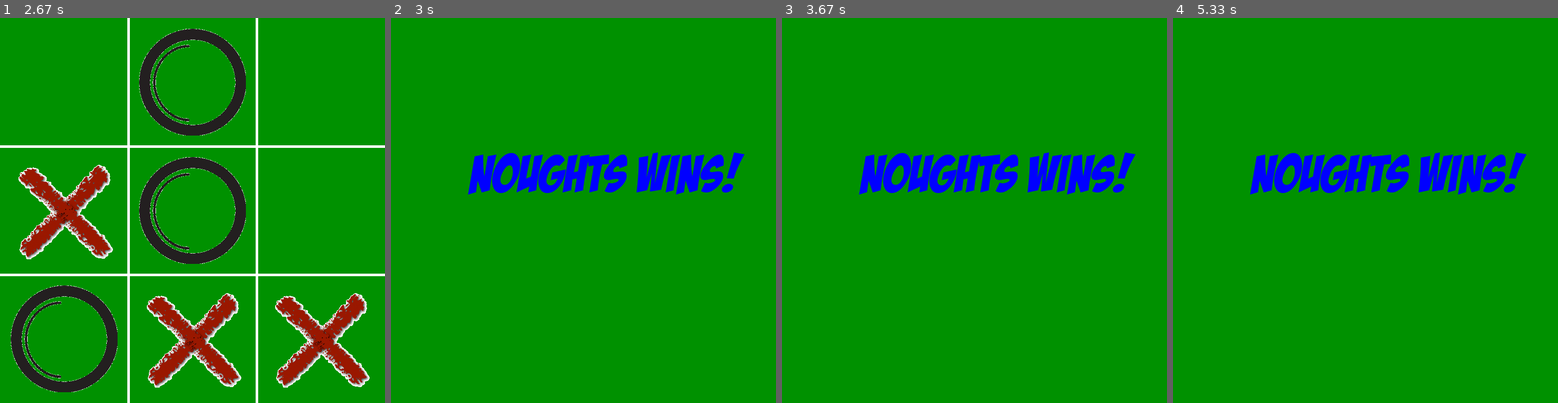
Above: before the commit, frames 1-4 (left to right).
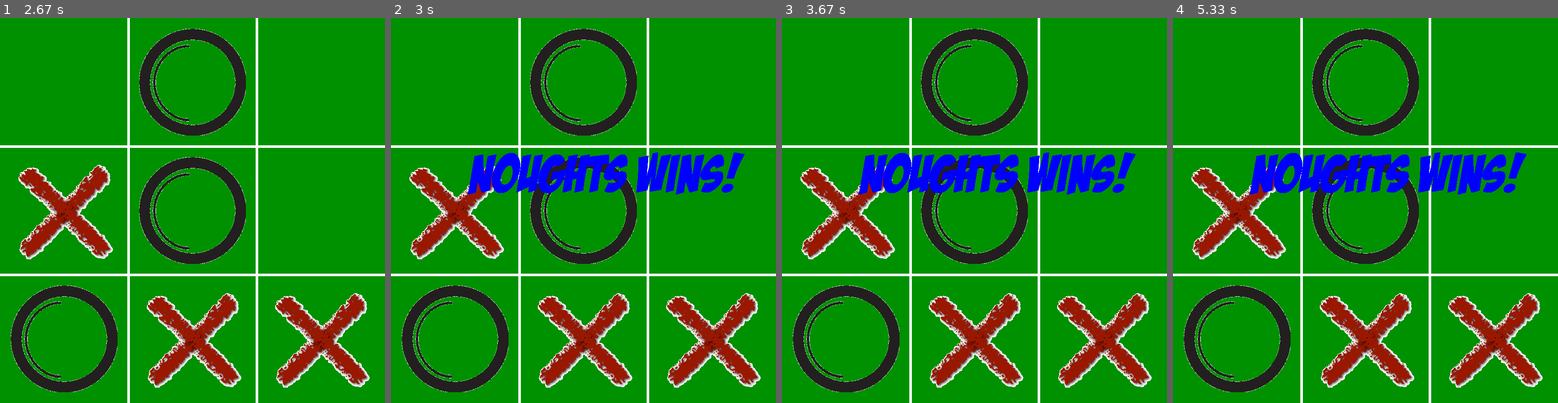
Above: after the commit, the same moments.

Repository: iAlphaRaptor/noughts-crosses-pygame
Game: pygame game, started from main.py
The game is run twice, just before and just after one commit, with the same random seed, the same clock (stepped at 60 frames per second) and the same inputs.
Inputs (mouse positions are in pixels of both pictures, inside the frame that each line leads up to):
- Up to frame 1 (2.67 s): click (192, 210) at 0.38 s; click (100, 214) at 0.72 s; click (73, 299) at 1.05 s; click (334, 345) at 1.38 s; click (200, 79) at 1.72 s; click (173, 310) at 2.05 s
- Up to frame 2 (3 s): click (710, 83) at 2.88 s
- Up to frame 3 (3.67 s): no input
- Up to frame 4 (5.33 s): no input

Frame 1 is identical in both runs. In frame 2, 18% of the frame differs, in the area x 0-100%, y 0-100%; in frame 3, 18%; in frame 4, 18%.

Commit message:
Base Game Finished

Diff:
--- a/main.py
+++ b/main.py
@@ -70,7 +70,6 @@
         # Tiles
         tiles.draw(screen)
     else:
-        screen.fill(GREEN)
         screen.blit(winMessage, (SCREENWIDTH/5, SCREENHEIGHT/3, 0, 0))
 
     pygame.display.flip()
